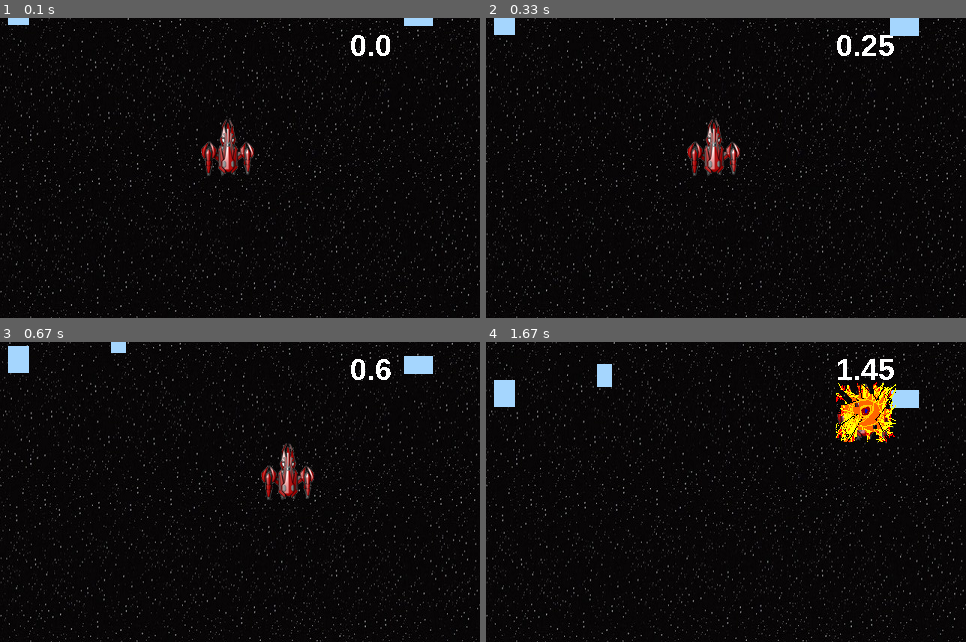
Above: before the commit, frames 1-4 (two rows, left to right).
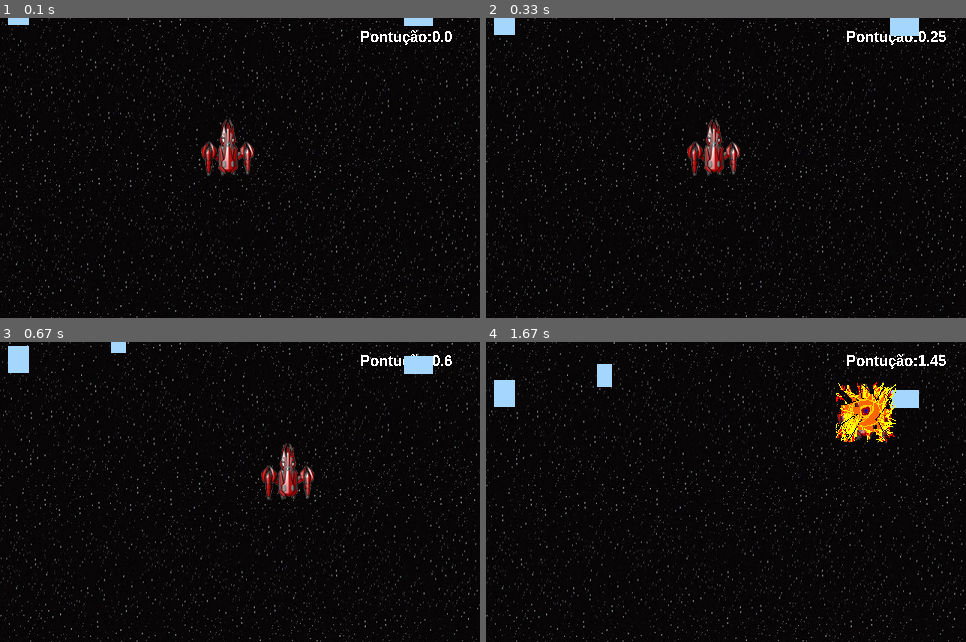
Above: after the commit, the same moments.

Repository: italogama/PyGame-LearnCafe
Game: pygame game, started from Aula 4 Inicio/Jogo/Game.py
Two runs of this game, one before a commit and one after it. Both use one fixed random seed, a clock stepped at 60 frames per second and the inputs below.
Inputs:
- Up to frame 1 (0.1 s): no input
- Up to frame 2 (0.33 s): no input
- Up to frame 3 (0.67 s): hold Right from 0.33 s (still down)
- Up to frame 4 (1.67 s): release Right at 0.8 s; hold Up 0.83-1.13 s; hold Right 1.17-1.63 s

The runs differ from the first frame. In frame 1, 0.5% of the frame differs, in the area x 73-95%, y 4-13%; in frame 2, 0.6%; in frame 3, 0.4%; in frame 4, 0.6%, in the area x 73-96%, y 4-13%.

Commit message:
Aula 55 - Inserindo a pontuação do jogo

Diff:
--- a/Aula 4 Inicio/Jogo/Game.py
+++ b/Aula 4 Inicio/Jogo/Game.py
@@ -75,7 +75,7 @@
     velocidade = 10
     leftpress, rightpress, uppress, downpress = False, False, False, False
 
-    texto = pygame.font.SysFont("Arial", 30, True, False)
+    texto = pygame.font.SysFont("Arial", 15, True, False)
 
     ret = Recs(30)
     colidiu = False
@@ -143,8 +143,8 @@
             tela.blit(backg,(0,0))
             segundos = pygame.time.get_ticks()/1000
             segundos = str(segundos)
-            contador = texto.render(segundos, 0, (255,255,255))
-            tela.blit(contador, (350,10)) #chamanddo contador
+            contador = texto.render("Pontução:{}".format(segundos), 0, (255,255,255))
+            tela.blit(contador, (360,10)) #chamando contador
 
 
 
